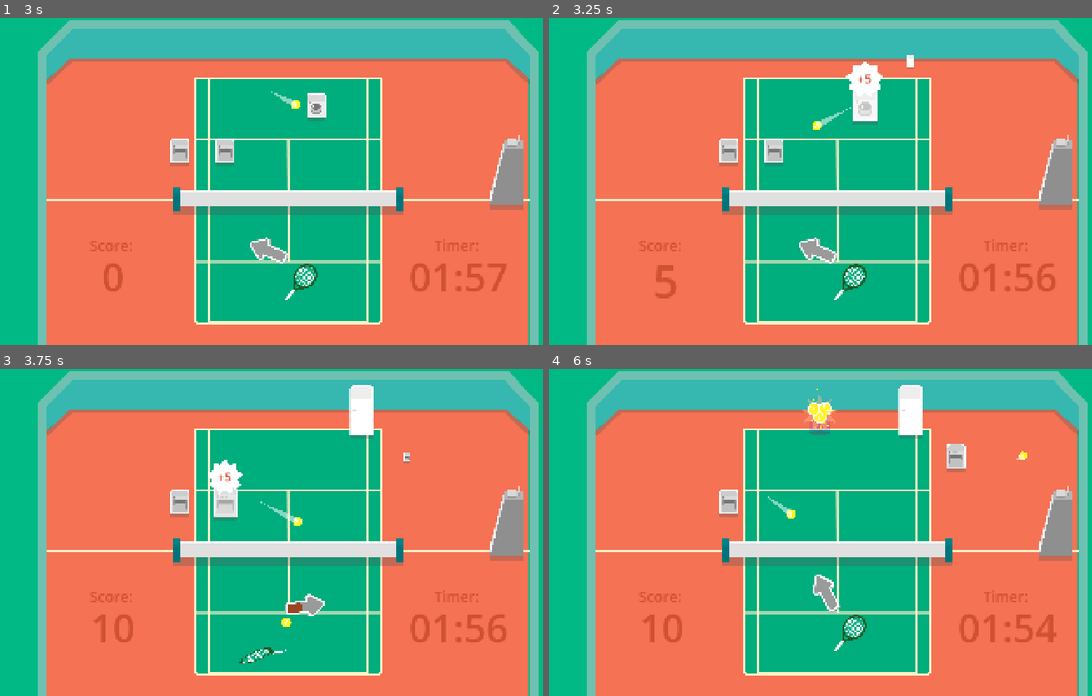
Above: before the commit, frames 1-4 (two rows, left to right).
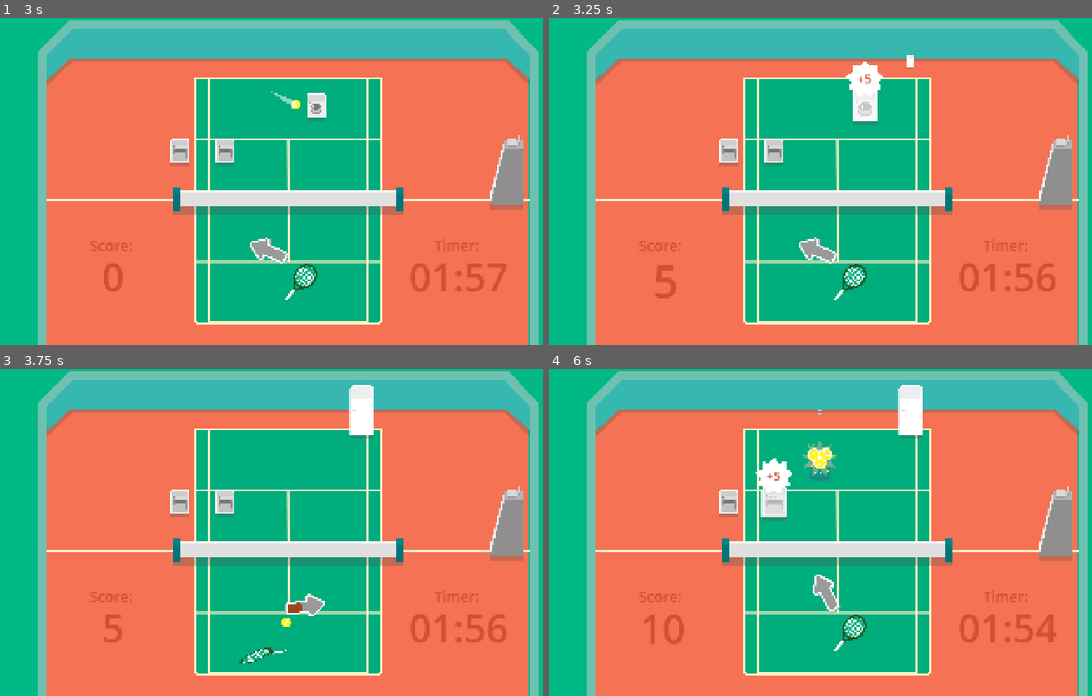
Above: after the commit, the same moments.

Repository: VeryKoolGames/ace_electromenager
Game: Godot game, scene res://Assets/Scenes/Main/main.tscn
The game is run twice, just before and just after one commit, with the same random seed, the same clock (stepped at 60 frames per second) and the same inputs. The engine's default icon, where the game draws it, is replaced by a stand-in: a white triangle on a blue panel in a dark square.
Inputs (mouse positions are in pixels of both pictures, inside the frame that each line leads up to):
- Up to frame 1 (3 s): move the mouse to (418, 165) at 0.52 s; press the mouse at (418, 165) at 0.53 s; move the mouse to (173, 197) at 1.27 s; release the mouse at (173, 197) at 1.28 s; click (173, 197) at 1.35 s; move the mouse to (347, 109) at 2.02 s; press the mouse at (347, 109) at 2.03 s; move the mouse to (260, 246) at 2.77 s; release the mouse at (260, 246) at 2.78 s; click (260, 246) at 2.85 s
- Up to frame 2 (3.25 s): no input
- Up to frame 3 (3.75 s): move the mouse to (461, 581) at 3.52 s; press the mouse at (461, 581) at 3.53 s
- Up to frame 4 (6 s): move the mouse to (663, 483) at 4.27 s; release the mouse at (663, 483) at 4.28 s; click (663, 483) at 4.35 s; move the mouse to (863, 532) at 5.02 s; press the mouse at (863, 532) at 5.03 s; move the mouse to (749, 450) at 5.77 s; release the mouse at (749, 450) at 5.78 s; click (749, 450) at 5.85 s

Frame 1 is identical in both runs. In frame 2, 0.1% of the frame differs, in the area x 48-56%, y 27-35%; in frame 3, 1.1%; in frame 4, 2.2%, in the area x 18-89%, y 6-85%.

Commit message:
start work on end pop up + replaced drill by rebound shot

Diff:
--- a/Assets/Resources/DrillShot.tres
+++ /dev/null
@@ -1,12 +0,0 @@
-[gd_resource type="Resource" script_class="ResPowerUp" load_steps=3 format=3 uid="uid://dnofwpxo6wy3j"]
-
-[ext_resource type="Script" uid="uid://1624y4xhog4a" path="res://Assets/Resources/res_power_up.gd" id="1_hg3by"]
-[ext_resource type="Texture2D" uid="uid://bnapbj4wso7u6" path="res://icon.svg" id="2_hg3by"]
-
-[resource]
-script = ExtResource("1_hg3by")
-name = "Drill Shot"
-type = 1
-duration = 5.0
-sprite = ExtResource("2_hg3by")
-metadata/_custom_type_script = "uid://1624y4xhog4a"
--- /dev/null
+++ b/Assets/Resources/ReboundShot.tres
@@ -0,0 +1,12 @@
+[gd_resource type="Resource" script_class="ResPowerUp" load_steps=3 format=3 uid="uid://dnofwpxo6wy3j"]
+
+[ext_resource type="Script" uid="uid://1624y4xhog4a" path="res://Assets/Resources/res_power_up.gd" id="1_e73ak"]
+[ext_resource type="Texture2D" uid="uid://bo35adutlk4d7" path="res://Assets/sprites/Objet1.png" id="2_i536v"]
+
+[resource]
+script = ExtResource("1_e73ak")
+name = "Rebound Shot"
+type = 1
+duration = 10.0
+sprite = ExtResource("2_i536v")
+metadata/_custom_type_script = "uid://1624y4xhog4a"
--- a/Assets/Resources/TripleShot.tres
+++ b/Assets/Resources/TripleShot.tres
@@ -7,6 +7,6 @@
 script = ExtResource("1_r27jd")
 name = "Triple Shot"
 type = 0
-duration = 5.0
+duration = 10.0
 sprite = ExtResource("2_sextf")
 metadata/_custom_type_script = "uid://1624y4xhog4a"
--- a/Assets/Resources/res_power_up.gd
+++ b/Assets/Resources/res_power_up.gd
@@ -3,7 +3,7 @@
 
 enum PowerUpEnum {
 	TRIPLE_SHOT,
-	DRILL_SHOT,
+	REBOUND_SHOT,
 }
 
 @export var name: String
--- a/Assets/Scenes/Main/main.tscn
+++ b/Assets/Scenes/Main/main.tscn
@@ -13,10 +13,12 @@
 [ext_resource type="Texture2D" uid="uid://ccplne1w8otuf" path="res://Assets/sprites/Pannel2.png" id="8_lypba"]
 [ext_resource type="Script" uid="uid://wmghkk13ua2p" path="res://Assets/Scripts/Managers/machine_spawn_manager.gd" id="9_7uvyi"]
 [ext_resource type="Texture2D" uid="uid://bbatef436qfxd" path="res://Assets/sprites/Star 7.png" id="9_g20yk"]
+[ext_resource type="Script" uid="uid://bbl4kprjww6pb" path="res://Assets/Scripts/UI/save_score_pop_up.gd" id="10_iyic7"]
+[ext_resource type="Texture2D" uid="uid://dt4px3bfwa856" path="res://Assets/sprites/Rectangle 153.png" id="10_lcdef"]
 [ext_resource type="PackedScene" uid="uid://jpu8tq6f64pl" path="res://Assets/Scenes/Machines/fridge.tscn" id="10_qay54"]
 [ext_resource type="PackedScene" uid="uid://b2vs8ovpc1ykl" path="res://Assets/Scenes/Machines/dishwasher.tscn" id="11_jsyd2"]
 [ext_resource type="Script" uid="uid://ywv20fbqmhuo" path="res://Assets/Scripts/UI/power_up_ui_manager.gd" id="13_cl72i"]
-[ext_resource type="PackedScene" uid="uid://ciqr4oulck4q" path="res://Assets/Scenes/PowerUps/power_up_drill_shot.tscn" id="14_cl72i"]
+[ext_resource type="PackedScene" uid="uid://ciqr4oulck4q" path="res://Assets/Scenes/PowerUps/power_up_rebound_shot.tscn" id="14_cl72i"]
 [ext_resource type="PackedScene" uid="uid://18cfkcpcdxsb" path="res://Assets/Scenes/UI/power_up_line_ui.tscn" id="14_d2pdc"]
 [ext_resource type="Script" uid="uid://dqf24e5p7812r" path="res://Assets/Scripts/camera.gd" id="19_oaiys"]
 
@@ -149,6 +151,14 @@
 &"end_game_enter": SubResource("Animation_oaiys")
 }
 
+[sub_resource type="StyleBoxTexture" id="StyleBoxTexture_iyic7"]
+texture = ExtResource("10_lcdef")
+texture_margin_left = 20.0
+texture_margin_top = 20.0
+texture_margin_right = 20.0
+texture_margin_bottom = 20.0
+modulate_color = Color(0.00784314, 0.678431, 0.486275, 1)
+
 [sub_resource type="RectangleShape2D" id="RectangleShape2D_qay54"]
 size = Vector2(1422, 461)
 
@@ -470,6 +480,104 @@
 &"": SubResource("AnimationLibrary_iyic7")
 }
 
+[node name="SaveScorePopUp" type="Control" parent="EndGameUI"]
+visible = false
+layout_mode = 1
+anchors_preset = 15
+anchor_right = 1.0
+anchor_bottom = 1.0
+grow_horizontal = 2
+grow_vertical = 2
+script = ExtResource("10_iyic7")
+
+[node name="Panel" type="Panel" parent="EndGameUI/SaveScorePopUp"]
+layout_mode = 1
+anchors_preset = 13
+anchor_left = 0.5
+anchor_right = 0.5
+anchor_bottom = 1.0
+offset_left = -468.0
+offset_top = 84.0
+offset_right = 443.0
+offset_bottom = -151.0
+grow_horizontal = 2
+grow_vertical = 2
+theme_override_styles/panel = SubResource("StyleBoxTexture_iyic7")
+
+[node name="MarginContainer" type="MarginContainer" parent="EndGameUI/SaveScorePopUp/Panel"]
+layout_mode = 1
+anchors_preset = 15
+anchor_right = 1.0
+anchor_bottom = 1.0
+grow_horizontal = 2
+grow_vertical = 2
+theme_override_constants/margin_top = 200
+
+[node name="VBoxContainer" type="VBoxContainer" parent="EndGameUI/SaveScorePopUp/Panel/MarginContainer"]
+layout_mode = 2
+theme_override_constants/separation = 50
+
+[node name="MarginContainer" type="MarginContainer" parent="EndGameUI/SaveScorePopUp/Panel/MarginContainer/VBoxContainer"]
+layout_mode = 2
+theme_override_constants/margin_bottom = 50
+
+[node name="Label" type="Label" parent="EndGameUI/SaveScorePopUp/Panel/MarginContainer/VBoxContainer/MarginContainer"]
+layout_mode = 2
+theme_override_font_sizes/font_size = 64
+text = "Enregistre ton score"
+horizontal_alignment = 1
+vertical_alignment = 1
+
+[node name="HBoxContainer" type="HBoxContainer" parent="EndGameUI/SaveScorePopUp/Panel/MarginContainer/VBoxContainer"]
+layout_mode = 2
+theme_override_constants/separation = 150
+alignment = 1
+
+[node name="Label" type="Label" parent="EndGameUI/SaveScorePopUp/Panel/MarginContainer/VBoxContainer/HBoxContainer"]
+layout_mode = 2
+theme_override_font_sizes/font_size = 32
+text = "Email"
+
+[node name="LineEdit" type="LineEdit" parent="EndGameUI/SaveScorePopUp/Panel/MarginContainer/VBoxContainer/HBoxContainer"]
+custom_minimum_size = Vector2(400, 0)
+layout_mode = 2
+
+[node name="HBoxContainer2" type="HBoxContainer" parent="EndGameUI/SaveScorePopUp/Panel/MarginContainer/VBoxContainer"]
+layout_mode = 2
+theme_override_constants/separation = 160
+alignment = 1
+
+[node name="Label" type="Label" parent="EndGameUI/SaveScorePopUp/Panel/MarginContainer/VBoxContainer/HBoxContainer2"]
+layout_mode = 2
+theme_override_font_sizes/font_size = 32
+text = "Nom"
+
+[node name="LineEdit" type="LineEdit" parent="EndGameUI/SaveScorePopUp/Panel/MarginContainer/VBoxContainer/HBoxContainer2"]
+custom_minimum_size = Vector2(400, 0)
+layout_mode = 2
+
+[node name="VBoxContainer" type="VBoxContainer" parent="EndGameUI/SaveScorePopUp/Panel"]
+layout_mode = 1
+anchors_preset = 12
+anchor_top = 1.0
+anchor_right = 1.0
+anchor_bottom = 1.0
+offset_left = 380.0
+offset_top = -209.0
+offset_right = -370.0
+grow_horizontal = 2
+grow_vertical = 0
+theme_override_constants/separation = 20
+alignment = 1
+
+[node name="SaveButton" type="Button" parent="EndGameUI/SaveScorePopUp/Panel/VBoxContainer"]
+layout_mode = 2
+text = "Enregistrer"
+
+[node name="CancelButton" type="Button" parent="EndGameUI/SaveScorePopUp/Panel/VBoxContainer"]
+layout_mode = 2
+text = "Annuler"
+
 [node name="Spawner" type="Node2D" parent="."]
 y_sort_enabled = true
 script = ExtResource("9_7uvyi")
--- a/Assets/Scenes/PowerUps/power_up_drill_shot.tscn
+++ b/Assets/Scenes/PowerUps/power_up_rebound_shot.tscn
@@ -1,7 +1,7 @@
 [gd_scene load_steps=7 format=3 uid="uid://ciqr4oulck4q"]
 
 [ext_resource type="Script" uid="uid://dqda5q4qp27k" path="res://Assets/Scripts/PowerUps/power_up.gd" id="1_g5jtf"]
-[ext_resource type="Resource" uid="uid://dnofwpxo6wy3j" path="res://Assets/Resources/DrillShot.tres" id="2_g5jtf"]
+[ext_resource type="Resource" uid="uid://dnofwpxo6wy3j" path="res://Assets/Resources/ReboundShot.tres" id="2_g5jtf"]
 [ext_resource type="Texture2D" uid="uid://bnapbj4wso7u6" path="res://icon.svg" id="3_g5jtf"]
 [ext_resource type="Script" uid="uid://bwjid4t638k48" path="res://Assets/Scripts/Components/scale_on_spawn_component.gd" id="4_ela0w"]
 [ext_resource type="Script" uid="uid://d315g88q7180c" path="res://Assets/Scripts/Components/scale_on_destroy_component.gd" id="5_a3dnb"]
@@ -9,7 +9,7 @@
 [sub_resource type="CircleShape2D" id="CircleShape2D_wc742"]
 radius = 44.0114
 
-[node name="PowerUpTripleShot" type="Node2D"]
+[node name="PowerUpReboundShot" type="Node2D"]
 script = ExtResource("1_g5jtf")
 res_power_up = ExtResource("2_g5jtf")
 
--- a/Assets/Scenes/UI/power_up_line_ui.tscn
+++ b/Assets/Scenes/UI/power_up_line_ui.tscn
@@ -51,20 +51,22 @@
 
 [node name="VBoxContainer" type="VBoxContainer" parent="HBoxContainer/MarginContainer2"]
 layout_mode = 2
-theme_override_constants/separation = 10
+theme_override_constants/separation = 0
 
 [node name="Label" type="Label" parent="HBoxContainer/MarginContainer2/VBoxContainer"]
 layout_mode = 2
 theme_override_colors/font_color = Color(0, 0, 0, 1)
-theme_override_font_sizes/font_size = 24
+theme_override_font_sizes/font_size = 32
 text = "Drill Shot"
 
 [node name="ProgressBar" type="ProgressBar" parent="HBoxContainer/MarginContainer2/VBoxContainer"]
+modulate = Color(0.00784314, 0.678431, 0.486275, 1)
 custom_minimum_size = Vector2(250, 40)
 layout_mode = 2
 show_percentage = false
 
 [node name="DurationTimer" type="Timer" parent="."]
+one_shot = true
 
 [node name="ScaleOnSpawnComponent" type="Node" parent="."]
 script = ExtResource("3_jrjw0")
--- a/Assets/Scripts/Ball/ball.gd
+++ b/Assets/Scripts/Ball/ball.gd
@@ -3,12 +3,13 @@
 
 # Components
 @onready var scale_on_destroy_component: ScaleOnDestroyComponent = $ScaleOnDestroyComponent
+@onready var collision_shape: CollisionShape2D = $CollisionShape2D
 
 @export var sprite: Sprite2D
 
 # Ball properties
 var is_moving := false
-var is_drilling := false
+var is_bouncing := false
 var start_velocity: Vector2
 var speed_reduction_on_wall_bounce := 0.8
 var speed_acceleration_on_machine_bounce = 1.5
@@ -35,6 +36,11 @@
 	collision_layer = 2
 	collision_mask = 1
 	previous_position = global_position
+	Events.on_power_up_expired.connect(remove_power_ups)
+
+func remove_power_ups(type: ResPowerUp.PowerUpEnum) -> void:
+	if type == ResPowerUp.PowerUpEnum.REBOUND_SHOT:
+		is_bouncing = false
 
 func _process(delta: float) -> void:
 	if is_moving:
@@ -44,10 +50,6 @@
 		update_scale_based_on_velocity(delta)
 		update_rotation_based_on_velocity(delta)
 		check_collisions(move_and_collide(start_velocity * delta))
-
-func start_drilling_behavior() -> void:
-	is_drilling = true
-	sprite.modulate.a = 0.85
 
 func update_scale_based_on_velocity(delta: float) -> void:
 	var current_speed = start_velocity.length()
@@ -61,15 +63,19 @@
 	var rotation_speed = max(current_speed * rotation_speed_multiplier * 0.001, min_rotation_speed)
 	sprite.rotation += rotation_speed * delta * randf_range(0.8, 1.2)
 
+func start_bouncing_behavior() -> void:
+	is_bouncing = true
+
 func check_collisions(collision_info: KinematicCollision2D) -> void:
 	if collision_info:
 		var collider = collision_info.get_collider()
 		if collider.is_in_group("machines"):
 			collider.owner.repair()
-			if is_drilling:
-				return
-			start_velocity = start_velocity.bounce(collision_info.get_normal())
-			start_velocity *= speed_acceleration_on_machine_bounce
+			if is_bouncing:
+				start_velocity = start_velocity.bounce(collision_info.get_normal())
+				start_velocity *= speed_acceleration_on_machine_bounce
+			else:
+				queue_free()
 		else:
 			start_velocity = start_velocity.bounce(collision_info.get_normal())
 			start_velocity *= speed_reduction_on_wall_bounce
--- a/Assets/Scripts/Ball/ball_spawner.gd
+++ b/Assets/Scripts/Ball/ball_spawner.gd
@@ -12,12 +12,12 @@
 	cooldown_timer.timeout.connect(on_cooldown_ended)
 
 func spawn_ball() -> void:
-	var ball = ball_scene.instantiate() as RigidBody2D
+	var ball = ball_scene.instantiate() as Ball
 	add_child(ball)
 	ball.global_position = spawn_point.global_position
 	owner.set_current_ball(ball)
-	if owner.has_power_up(ResPowerUp.PowerUpEnum.DRILL_SHOT):
-		ball.start_drilling_behavior()
+	if owner.has_power_up(ResPowerUp.PowerUpEnum.REBOUND_SHOT):
+		ball.start_bouncing_behavior()
 
 func on_cooldown_ended() -> void:
 	spawn_ball()
--- /dev/null
+++ b/Assets/Scripts/Globals/save_system.gd
@@ -0,0 +1,11 @@
+extends Node
+
+
+# Called when the node enters the scene tree for the first time.
+func _ready() -> void:
+	pass # Replace with function body.
+
+
+# Called every frame. 'delta' is the elapsed time since the previous frame.
+func _process(delta: float) -> void:
+	pass
--- a/Assets/Scripts/Player/player.gd
+++ b/Assets/Scripts/Player/player.gd
@@ -73,8 +73,8 @@
 func apply_powerups_to_ball(ball: Ball) -> void:
 	for powerup_type in active_powerups.keys():
 		match powerup_type:
-			ResPowerUp.PowerUpEnum.DRILL_SHOT:
-				ball.start_drilling_behavior()
+			ResPowerUp.PowerUpEnum.REBOUND_SHOT:
+				ball.start_bouncing_behavior()
 
 func get_shoot_direction(data: Dictionary) -> Vector2:
 	print(data)
--- a/Assets/Scripts/PowerUps/power_up.gd
+++ b/Assets/Scripts/PowerUps/power_up.gd
@@ -13,7 +13,5 @@
 func _on_area_2d_body_entered(body: Node2D) -> void:
 	if body.is_in_group("ball") and not is_gathered:
 		is_gathered = true
-		if res_power_up.type == ResPowerUp.PowerUpEnum.DRILL_SHOT:
-			body.start_drilling_behavior()
 		Events.on_power_up_gathered.emit(res_power_up)
 		scale_on_destroy_component.destroy()
--- a/Assets/Scripts/ShootingBehaviors/drill_shot.gd
+++ /dev/null
@@ -1,10 +0,0 @@
-class_name DrillShot
-extends ShootingBehavior
-
-var wrapped_behavior: ShootingBehavior
-
-func _init(behavior: ShootingBehavior):
-	wrapped_behavior = behavior
-
-func shoot(shooter: Node2D, direction: Vector2, ball: Ball) -> void:
-	wrapped_behavior.shoot(shooter, direction, ball)
--- a/Assets/Scripts/UI/power_up_line.gd
+++ b/Assets/Scripts/UI/power_up_line.gd
@@ -34,5 +34,6 @@
 	duration_timer.start()
 
 func on_timer_ended() -> void:
+	progress_bar.value = 0
 	is_active = false
 	scale_on_destroy_component.destroy()
--- /dev/null
+++ b/Assets/Scripts/UI/save_score_pop_up.gd
@@ -0,0 +1,11 @@
+extends Control
+
+
+# Called when the node enters the scene tree for the first time.
+func _ready() -> void:
+	pass # Replace with function body.
+
+
+# Called every frame. 'delta' is the elapsed time since the previous frame.
+func _process(delta: float) -> void:
+	pass
Not shown: 1 places in Assets/Scenes/Main/main.tscn that only renumber resources
Not shown, added: Assets/Scripts/Globals/save_system.gd.uid
Not shown, removed: Assets/Scripts/ShootingBehaviors/drill_shot.gd.uid
Not shown, added: Assets/Scripts/UI/save_score_pop_up.gd.uid
Not shown, changed: export_presets.cfg
